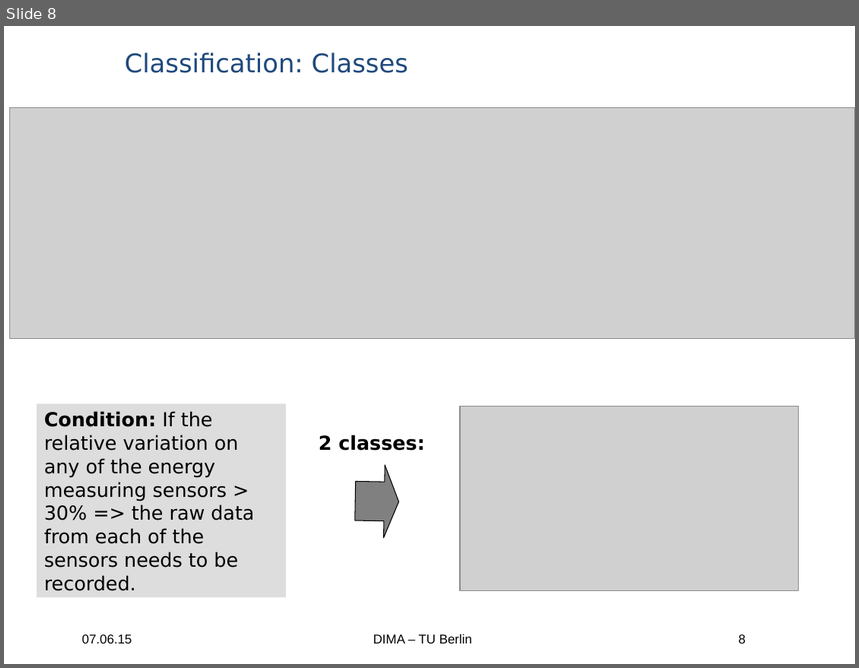
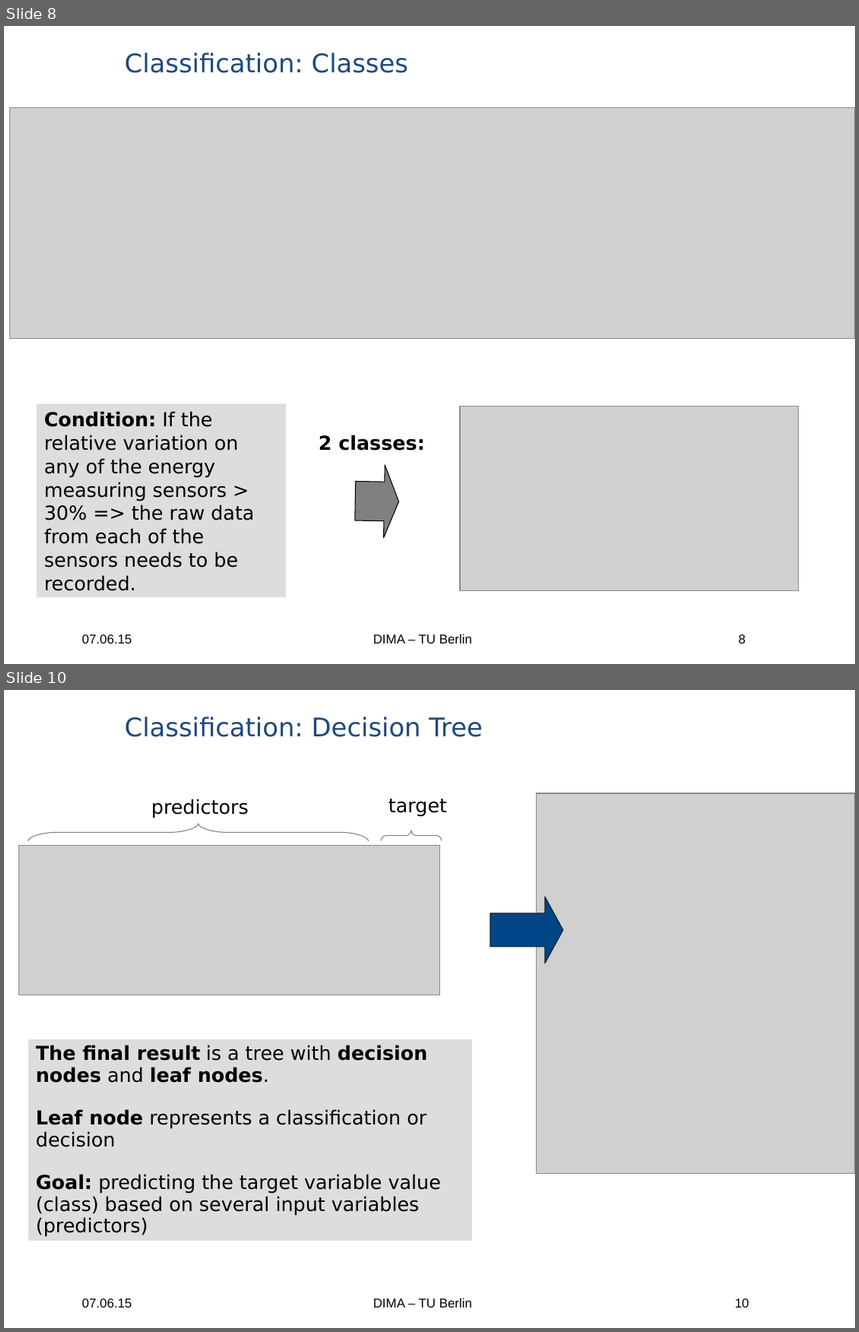
Before and after one commit to ericdoerheit/DBPRO2015, a slide deck: Presentations/Presentation 3.ppt. Shown one above the other, each under a label of ours: slide 8 before the commit, slides 8 and 10 after it; the slides between them are not shown. The pictures are 859x668 and 859x1332 pixels, drawn with LibreOffice and Linux fonts; fonts in the diff are those of the drawing; grey boxes stand for pictures; background and template pictures are left out. Boxes give left, top, right and bottom in pixels: in the first picture for what was removed or moved away, otherwise in the second. Text is boxed around its words. In the diff, an @@ line names an element or a change of style, - is before the commit and + after.

```diff
--- a/Presentations/Presentation 3.ppt
+++ b/Presentations/Presentation 3.ppt
@@ slide 10 added at (4,690,855,1328), background picture (left out); not listed: 3 template elements that a slide beside it also shows @@
@@ text added at (125,717,483,737), 24 pt, text #1F497D @@
+Classification: Decision Tree
@@ text added at (151,799,249,818), 18 pt, text #000000 @@
+predictors
@@ text added at (389,799,447,817), 18 pt, text #000000 @@
+target
@@ picture added at (536,793,855,1173) @@
@@ freeform shape added at (28,824,369,841), outline #808080 0.74 pt @@
@@ picture added at (19,845,440,995) @@
@@ freeform shape added at (381,830,443,841), outline #808080 0.74 pt @@
@@ right arrow added at (490,897,563,964), fill #004586, outline #1C1C1C 0.74 pt @@
@@ rectangle added at (28,1040,472,1242), fill #DDDDDD, 18 pt, text #000000 @@
+The final result is a tree with decision nodes and leaf nodes.
+Leaf node represents a classification or decision
+Goal: predicting the target variable value (class) based on several input variables (predictors)
```
Also in this commit, not shown: 6 slides changed, 2 other slides added, 2 slides removed, 1 other file.
